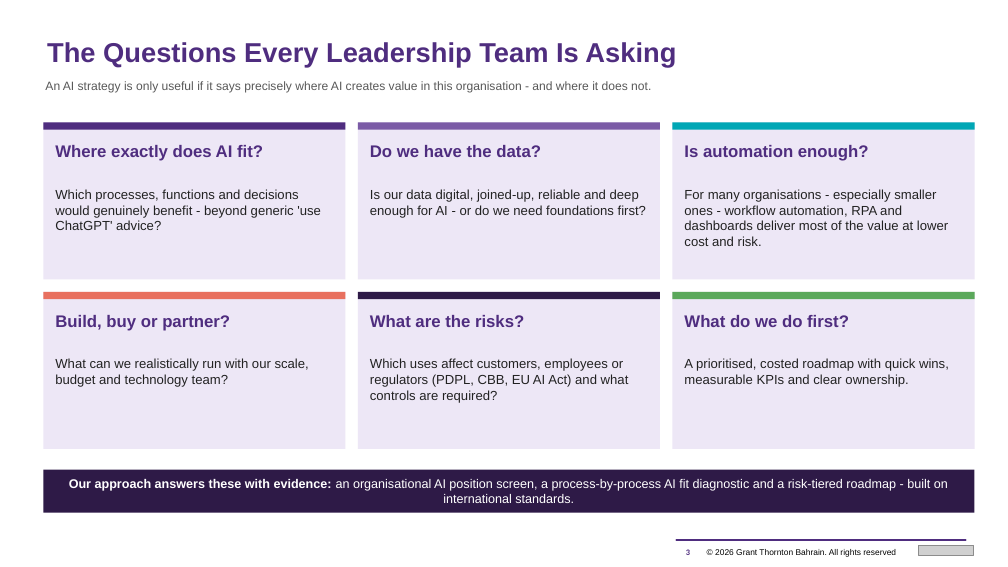
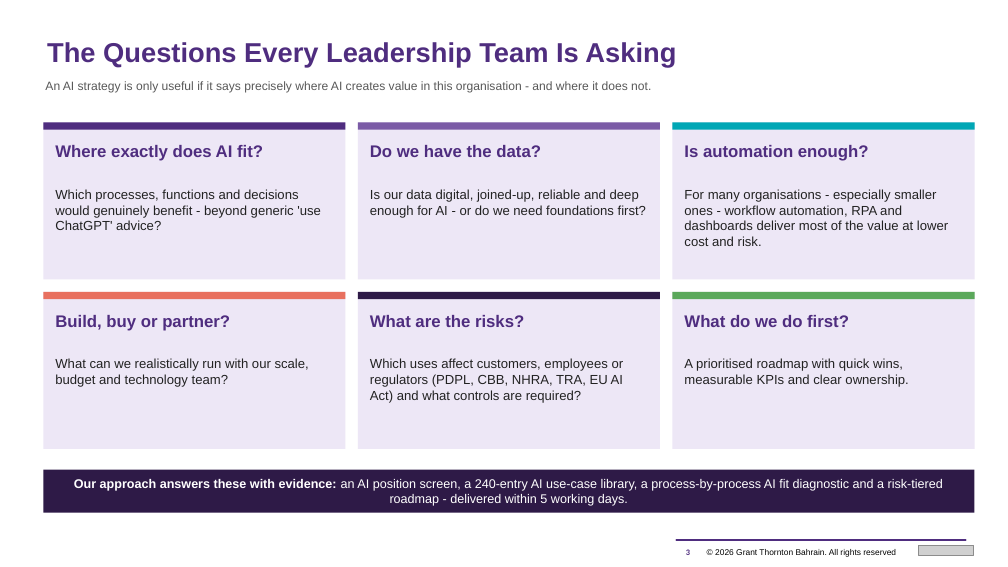
Before and after one commit to mahekdevangtrivedi-wq/GT-AI-Service-Line, a slide deck: slide 3 of 02_AI_Strategy_and_Roadmap/GT_AI_Strategy_and_Roadmap_Proposal.pptx. Drawn at 1008x567 pixels with LibreOffice and Linux fonts; fonts in the diff are those of the drawing; grey boxes stand for pictures. Boxes give left, top, right and bottom in pixels: in the first picture for what was removed or moved away, otherwise in the second. Text is boxed around its words. In the diff, an @@ line names an element or a change of style, - is before the commit and + after.

```diff
--- a/02_AI_Strategy_and_Roadmap/GT_AI_Strategy_and_Roadmap_Proposal.pptx
+++ b/02_AI_Strategy_and_Roadmap/GT_AI_Strategy_and_Roadmap_Proposal.pptx
@@ text at bbox=[370, 358, 624, 403]: text changed @@
-Which uses affect customers, employees or regulators (PDPL, CBB, EU AI Act) and what controls are required?
+Which uses affect customers, employees or regulators (PDPL, CBB, NHRA, TRA, EU AI Act) and what controls are required?
@@ text at bbox=[684, 358, 908, 387]: text changed @@
-A prioritised, costed roadmap with quick wins, measurable KPIs and clear ownership.
+A prioritised roadmap with quick wins, measurable KPIs and clear ownership.
@@ text in rectangle at bbox=[74, 479, 943, 506]: text changed @@
-Our approach answers these with evidence: an organisational AI position screen, a process-by-process AI fit diagnostic and a risk-tiered roadmap - built on international standards.
+Our approach answers these with evidence: an AI position screen, a 240-entry AI use-case library, a process-by-process AI fit diagnostic and a risk-tiered roadmap - delivered within 5 working days.
```
Also in this commit, not shown: 14 other slides changed, 4 slides added, 2 slides removed, 7 other files.
